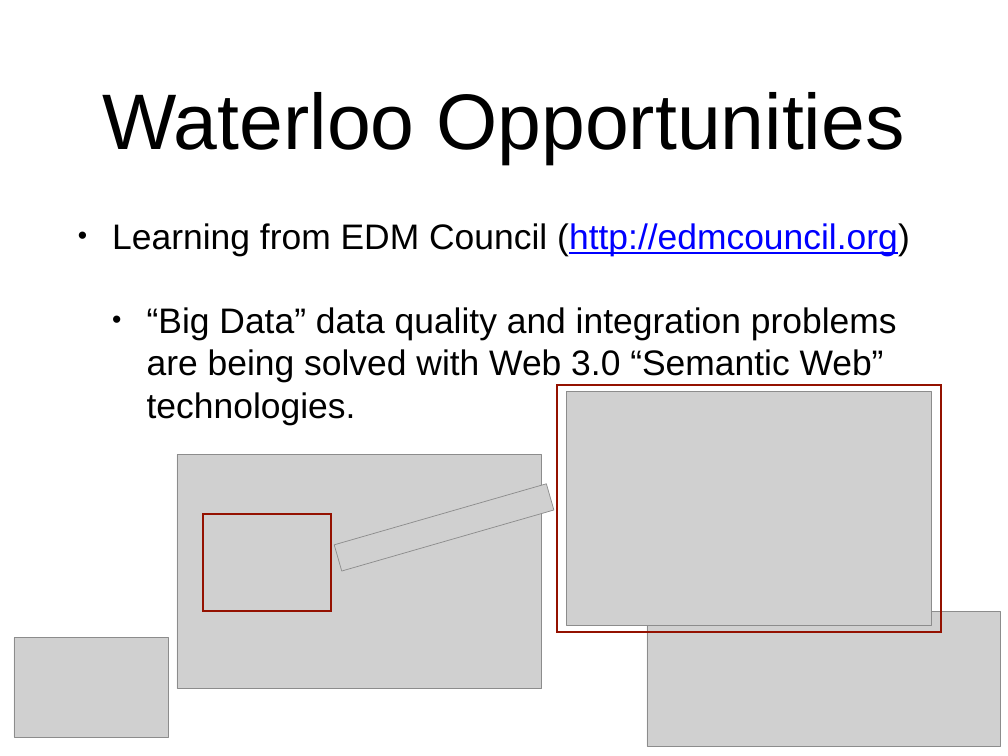
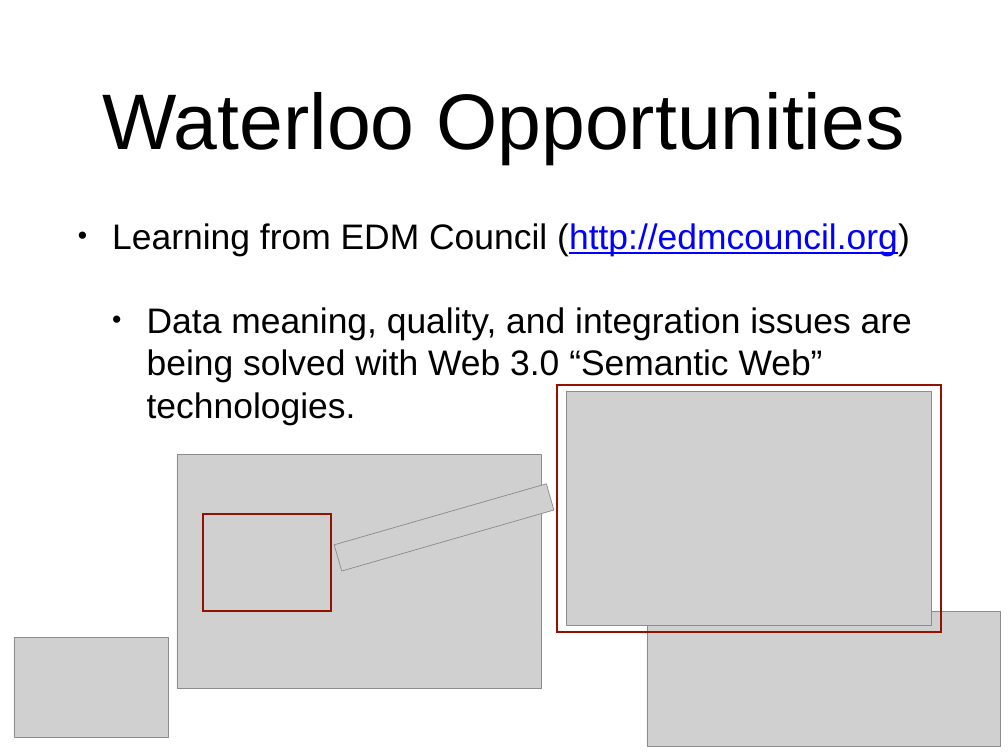
Before and after one commit to colinbellCA/presentation-ontario-connections-101, a slide deck: slide 40 of SK2016-HE_Data_Management.pptx. Drawn at 1008x756 pixels with LibreOffice and Linux fonts; fonts in the diff are those of the drawing; grey boxes stand for pictures. Boxes give left, top, right and bottom in pixels: in the first picture for what was removed or moved away, otherwise in the second. Text is boxed around its words. In the diff, an @@ line names an element or a change of style, - is before the commit and + after.

```diff
--- a/SK2016-HE_Data_Management.pptx
+++ b/SK2016-HE_Data_Management.pptx
@@ text at (147, 307, 912, 425): text changed @@
-  • “Big Data” data quality and integration problems are being solved with Web 3.0 “Semantic Web” technologies.
+  • Data meaning, quality, and integration issues are being solved with Web 3.0 “Semantic Web” technologies.
```
Also in this commit, not shown: 9 other slides changed, 3 other files.
